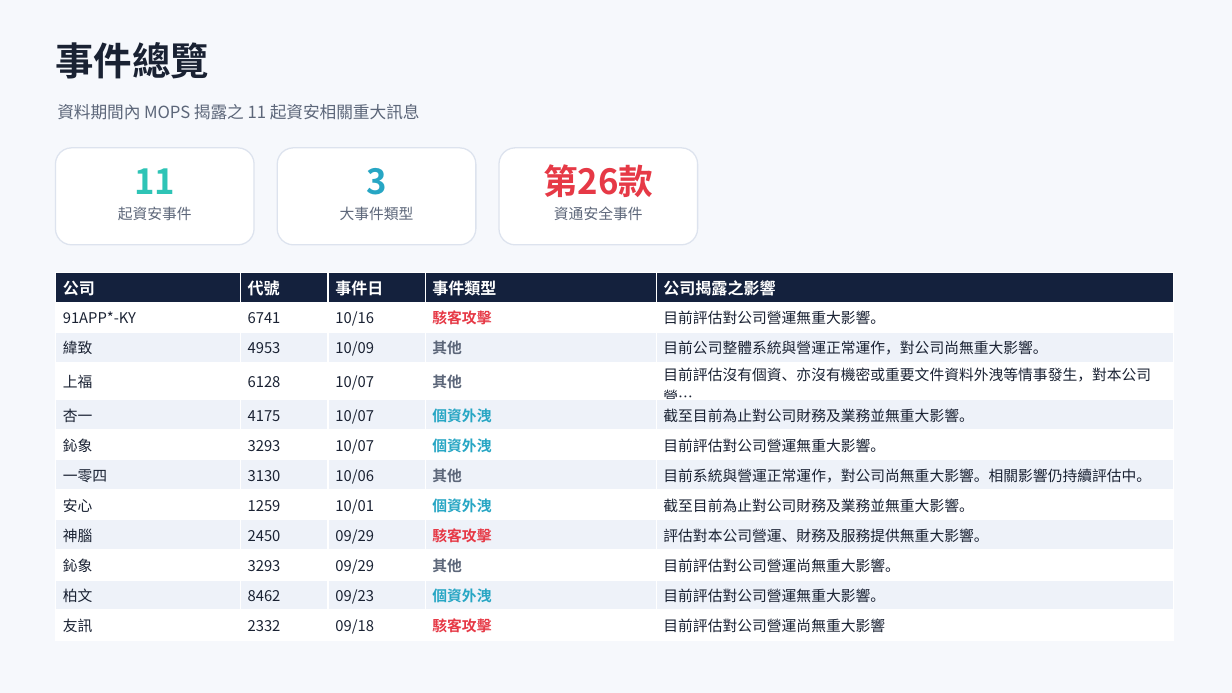
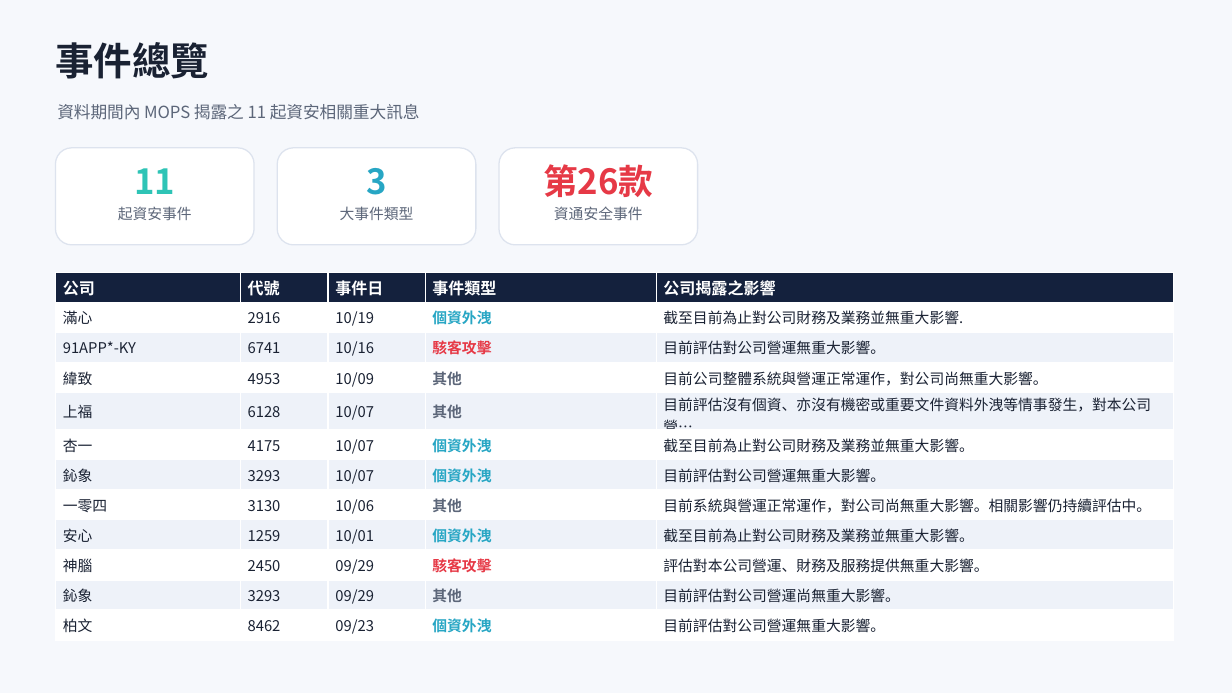
Before and after one commit to Johnnylin77/mops-isec-monitor, a slide deck: slide 2 of 資安事件因應分析.pptx. Drawn at 1232x693 pixels with LibreOffice and Linux fonts; fonts in the diff are those of the drawing. Boxes give left, top, right and bottom in pixels: in the first picture for what was removed or moved away, otherwise in the second. Text is boxed around its words. In the diff, an @@ line names an element or a change of style, - is before the commit and + after.

```diff
--- a/資安事件因應分析.pptx
+++ b/資安事件因應分析.pptx
@@ table at (55,273,1174,638) @@
+row 2: 滿心 | 2916 | 10/19 | 個資外洩 | 截至目前為止對公司財務及業務並無重大影響.
-row 12: 友訊 | 2332 | 09/18 | 駭客攻擊 | 目前評估對公司營運尚無重大影響
```
Also in this commit, not shown: 6 other slides changed, 2 other files.
